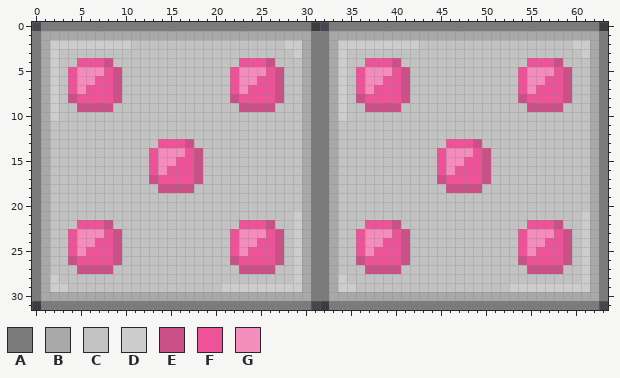
One commit to this pixel-art sprite: public/assets/images/Objets/dado10.png. The first picture shows the starting point.
The file is 64x32 pixels.
Palette (. is transparent): A #7b7b7b  B #a8a8a8  C #c2c2c2  D #cdcdcd  E #cc5088  F #ee5399  G #f48dbb
Now the later version:
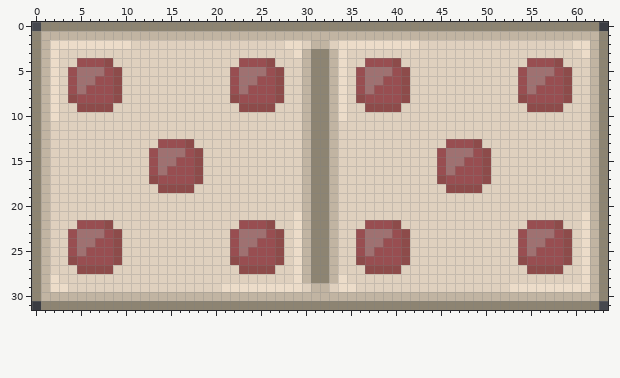
Commit: change dados and add box layer
From old to new:
colour A: #7b7b7b -> #8d8472
colour B: #a8a8a8 -> #c1b4a2
colour C: #c2c2c2 -> #dfd0be
colour D: #cdcdcd -> #ecdcc9
colour E: #cc5088 -> #8d4b4a
colour F: #ee5399 -> #984e51
colour G: #f48dbb -> #9f7171
Changed rows in their new state; - is a pixel that keeps its letter.
first column x 30:
 0 -AA-
 1 -BB-
 2 CBBC
first column x 30:
29 CBBC
30 -BB-
31 -AA-
Boxes around the changes in both pictures, in picture pixels (x1, y1, x2, y2):
changed: (32, 22, 608, 310)
